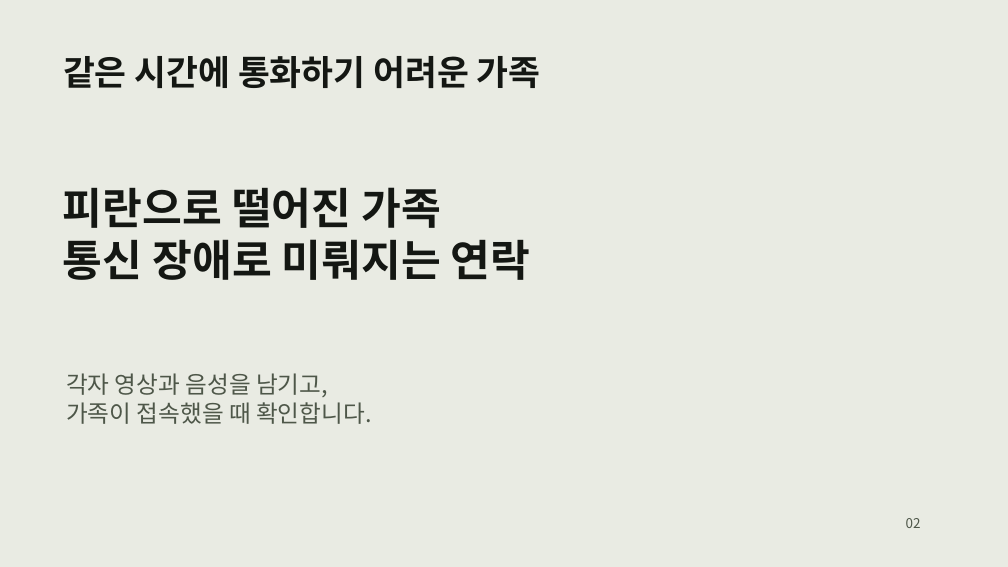
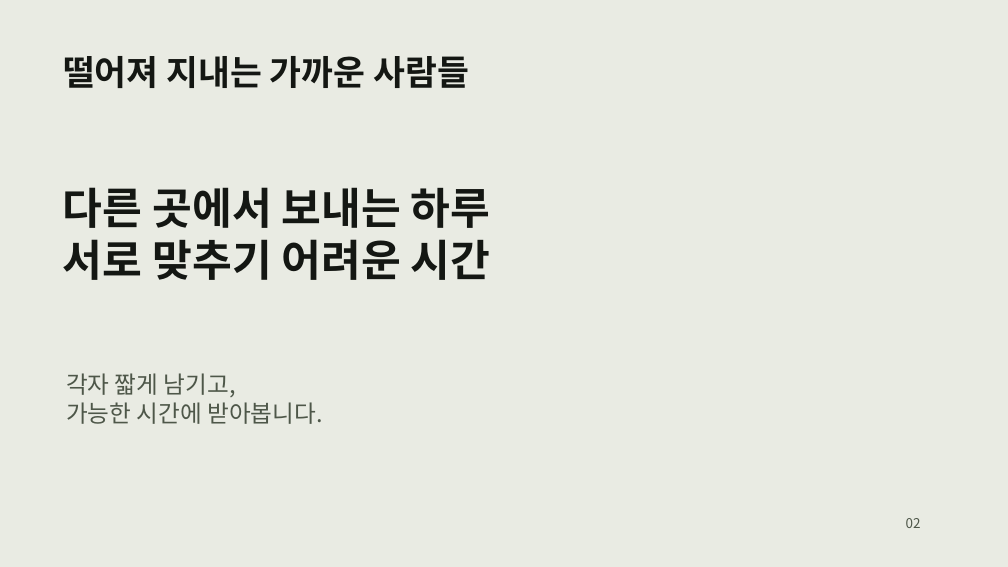
Before and after one commit to JeongHanAh/2026COM-s-Hackathon, a slide deck: slide 2 of submission/01_발표자료.pptx. Drawn at 1008x567 pixels with LibreOffice and Linux fonts; fonts in the diff are those of the drawing. Boxes give left, top, right and bottom in pixels: in the first picture for what was removed or moved away, otherwise in the second. Text is boxed around its words. In the diff, an @@ line names an element or a change of style, - is before the commit and + after.

```diff
--- a/submission/01_발표자료.pptx
+++ b/submission/01_발표자료.pptx
@@ text at <box>63,56,469,88</box>: text changed @@
-같은 시간에 통화하기 어려운 가족
+떨어져 지내는 가까운 사람들
@@ text at <box>63,187,491,280</box>: text changed @@
-피란으로 떨어진 가족
-통신 장애로 미뤄지는 연락
+다른 곳에서 보내는 하루
+서로 맞추기 어려운 시간
@@ text at <box>66,373,323,424</box>: text changed @@
-각자 영상과 음성을 남기고,
-가족이 접속했을 때 확인합니다.
+각자 짧게 남기고,
+가능한 시간에 받아봅니다.
```
Also in this commit, not shown: 7 other slides changed, 12 other files.
